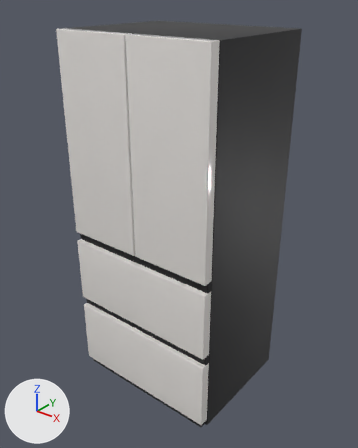
Two versions of the glTF model apps/web/models/products/Z484GBB172.glb, one commit apart.
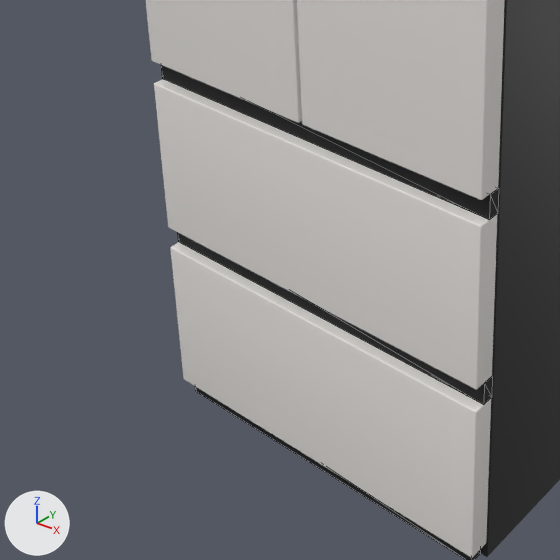
Each version is shown whole from a 50 mm camera at (1.456, -1.822, 2.039) aimed at (0.004, -0.007, 0.914), then close up on the part from 5% to 66% of the width and 46% to 95% of the height. Arrows for +X, +Y and +Z are at lower left; the lights stay in place. The first two pictures are the older version. The close-ups show mesh edges as thin lines. Where no turn or scale is listed for an object, it has been applied to the vertices.

The first close-up shows 'body', 'door_0_upper_left', 'door_1_upper_right', 'door_2_mid_drawer', 'door_3_bottom_drawer', 'trim_grip_groove_1', 'trim_grip_groove_2', 'vent_plinth'.
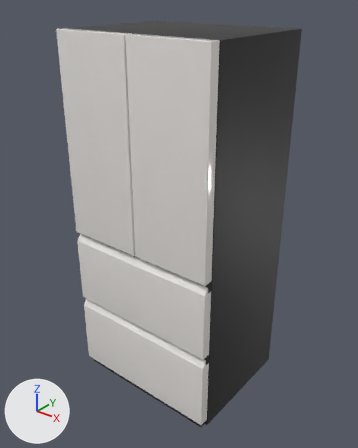
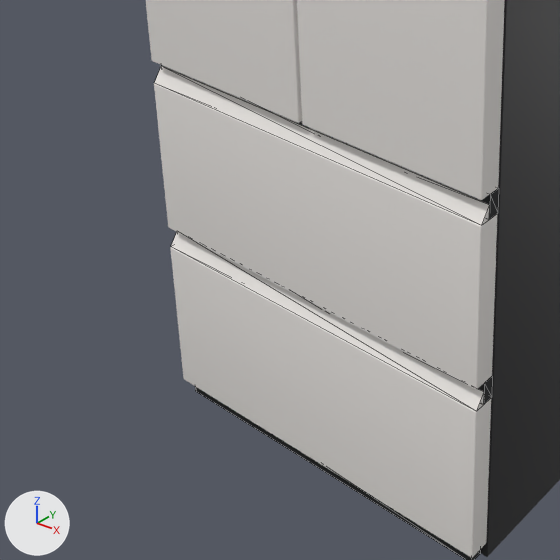
What differs and where, as boxes (x1, y1, x2, y2) in the close-ups (560 x 560 px):
'door_grip_lip_1', added
    after: (154, 66, 490, 225)
'door_grip_lip_2', added
    after: (171, 232, 484, 411)
'trim_grip_groove_1', unchanged, covered by the edit
    both: (161, 65, 499, 220)
'trim_grip_groove_2', unchanged, covered by the edit
    before: (177, 232, 492, 405)
    after: (478, 376, 492, 404)

Edits to the bpy script that builds the scene:
```text
Add me_door_grip_lip_2:
    me_door_grip_lip_2.from_pydata([(-0.416, -0.34, 0.411), (-0.416, -0.318, 0.411), (-0.416, -0.318, 0.441), (0.416, -0.34, 0.411), (0.416, -0.318, 0.411), (0.416, -0.318, 0.441)], [], [(0, 2, 1), (5, 3, 4), (4, 0, 1), (5, 1, 2), (3, 2, 0), (4, 3, 0), (5, 4, 1), (3, 5, 2)])
    me_door_grip_lip_2.materials.append(mat_finish)  # white #f1ede9
Add me_door_grip_lip_1:
    me_door_grip_lip_1.from_pydata([(-0.416, -0.34, 0.817), (-0.416, -0.318, 0.817), (-0.416, -0.318, 0.847), (0.416, -0.34, 0.817), (0.416, -0.318, 0.817), (0.416, -0.318, 0.847)], [], [(0, 2, 1), (5, 3, 4), (4, 0, 1), (5, 1, 2), (3, 2, 0), (4, 3, 0), (5, 4, 1), (3, 5, 2)])
    me_door_grip_lip_1.materials.append(mat_finish)  # white #f1ede9
Add ob_door_grip_lip_2:
    ob_door_grip_lip_2 = bpy.data.objects.new('door_grip_lip_2', me_door_grip_lip_2)
    ob_door_grip_lip_2.location = (0.0, 0.0, 0.0)
Add ob_door_grip_lip_1:
    ob_door_grip_lip_1 = bpy.data.objects.new('door_grip_lip_1', me_door_grip_lip_1)
    ob_door_grip_lip_1.location = (0.0, 0.0, 0.0)
```
